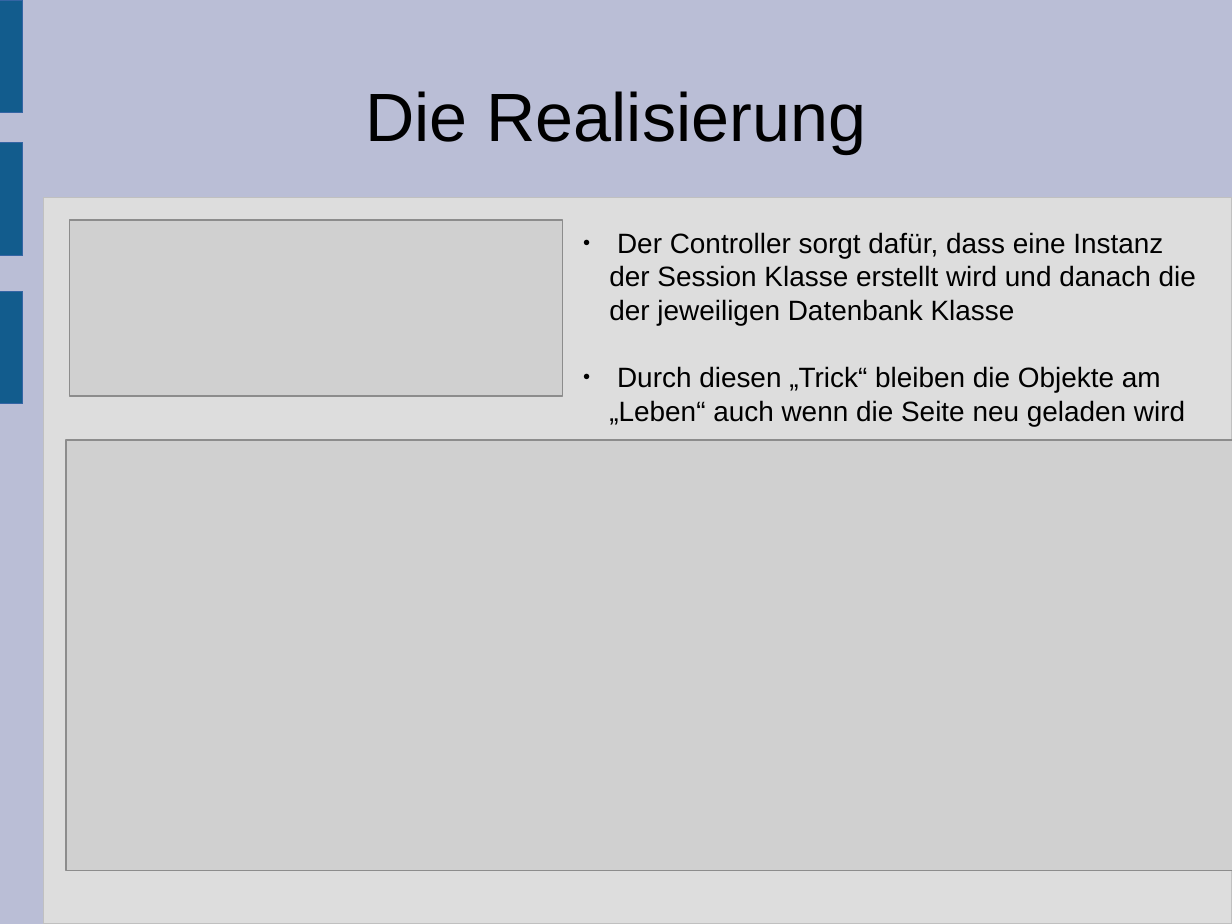
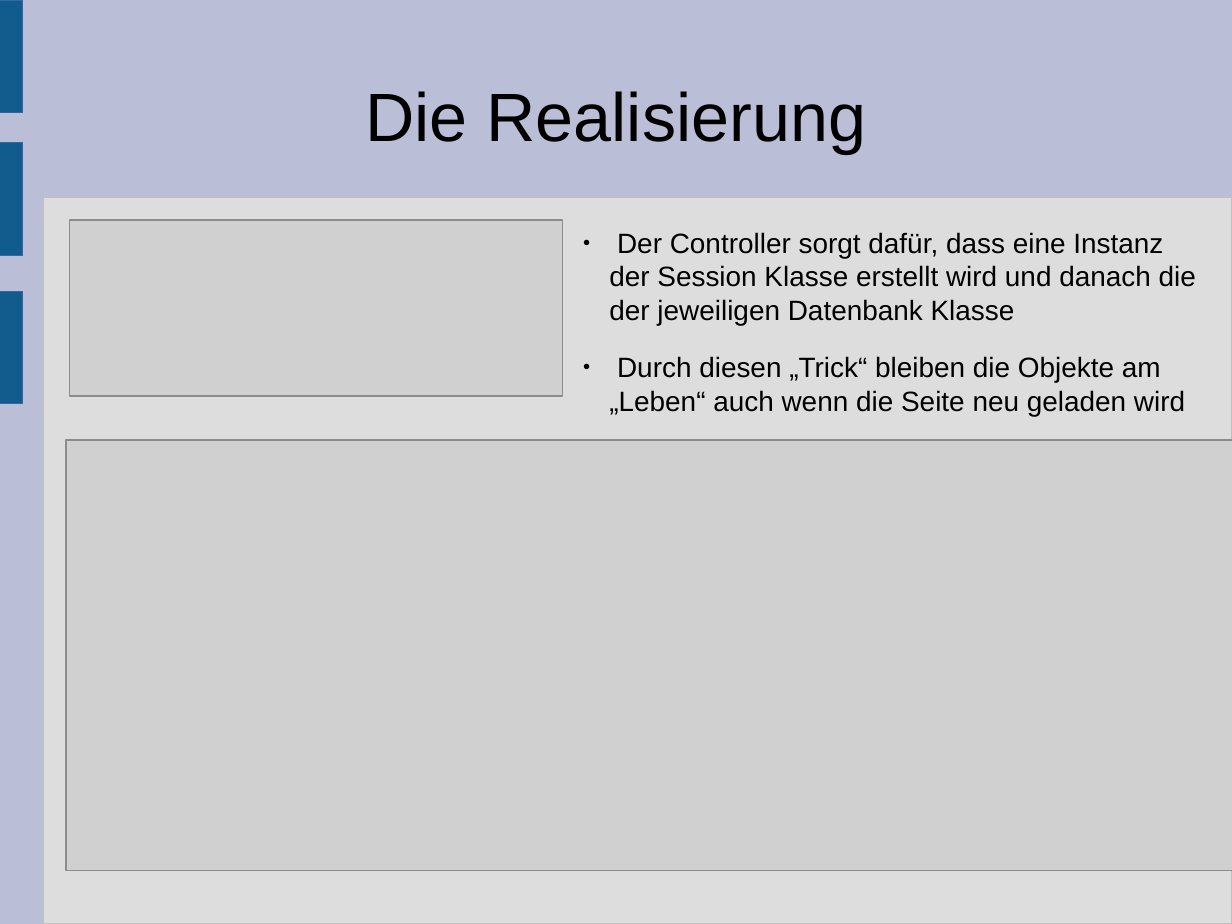
Before and after one commit to Zurzeithier/zeiterfassung-hs-ulm, a slide deck: slide 21 of TimeRecording/design/praesentation.odp. Drawn at 1232x924 pixels with LibreOffice and Linux fonts; fonts in the diff are those of the drawing; grey boxes stand for pictures. Boxes give left, top, right and bottom in pixels: in the first picture for what was removed or moved away, otherwise in the second. Text is boxed around its words. In the diff, an @@ line names an element or a change of style, - is before the commit and + after.

```diff
--- a/TimeRecording/design/praesentation.odp
+++ b/TimeRecording/design/praesentation.odp
@@ text added at (609, 356, 1185, 416), 18 pt, text #000000 @@
+● Durch diesen „Trick“ bleiben die Objekte am „Leben“ auch wenn die Seite neu geladen wird
@@ text at (609, 366, 1185, 426): paragraph removed @@
-● Durch diesen „Trick“ bleiben die Objekte am „Leben“ auch wenn die Seite neu geladen wird
```
Also in this commit, not shown: 1 other slide changed, 2 other files.
